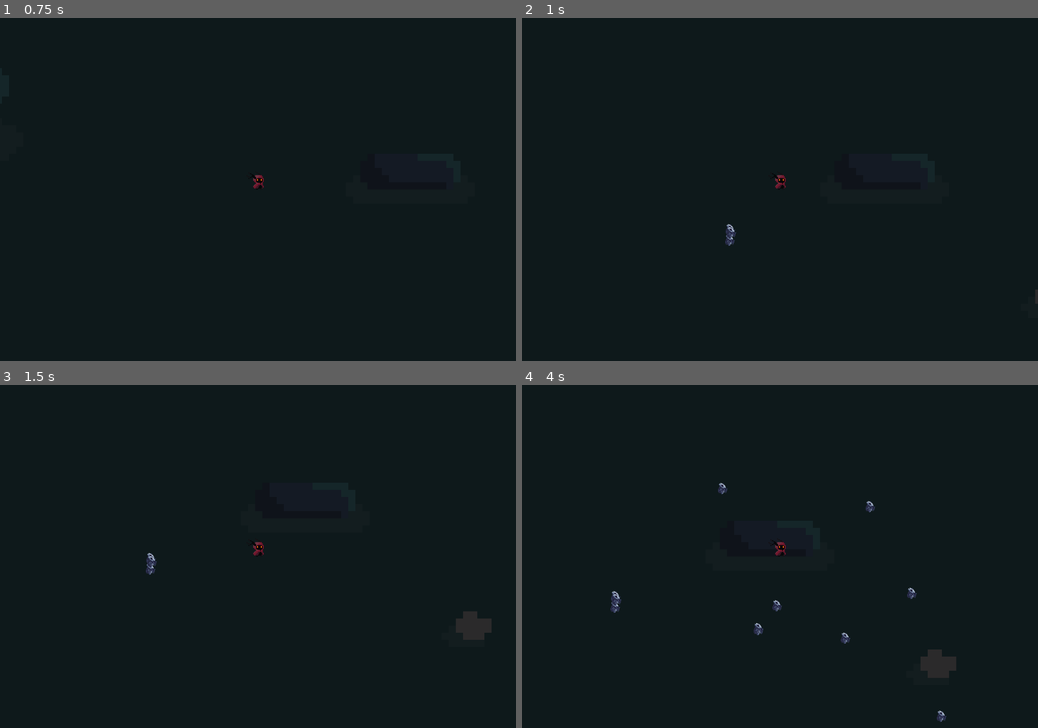
Above: before the commit, frames 1-4 (two rows, left to right).
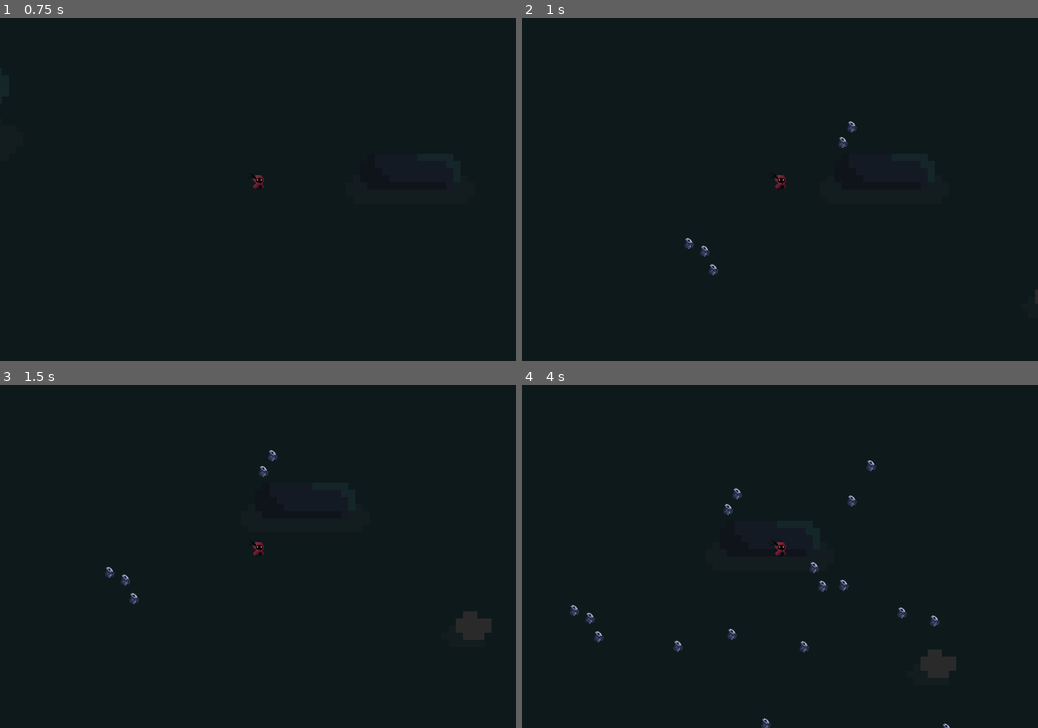
Above: after the commit, the same moments.

Repository: francogarcino/ipv-boss-2024-s2
Game: Godot game, scene res://src/Main.tscn
Two runs of this game, one before a commit and one after it. Both use one fixed random seed, a clock stepped at 60 frames per second and the inputs below.
Inputs:
- Up to frame 1 (0.75 s): tap Enter at 0.5 s; hold Right (move_right) from 0.53 s (still down)
- Up to frame 2 (1 s): keep holding Right (move_right)
- Up to frame 3 (1.5 s): release Right (move_right) at 1.28 s; hold Down (move_down) from 1.28 s (still down)
- Up to frame 4 (4 s): release Down (move_down) at 2.03 s; hold Right (move_right) 2.03-2.78 s; hold Up (move_up) 2.78-3.53 s; hold Left (move_left) from 3.53 s (still down)

Frame 1 is identical in both runs. In frame 2, 0.3% of the frame differs, in the area x 31-65%, y 30-76%; in frame 3, 0.3%; in frame 4, 1.0%, in the area x 9-83%, y 21-100%.

Commit message:
refactor

Diff:
--- a/src/Main.tscn
+++ b/src/Main.tscn
@@ -8,6 +8,7 @@
 [node name="Main" type="Node"]
 script = ExtResource("1_7xe25")
 enemy_scene = ExtResource("2_oe0xi")
+enemies_to_spawn = 5
 
 [node name="BackgroundContainer" type="Node" parent="."]
 
--- a/src/main.gd
+++ b/src/main.gd
@@ -3,20 +3,26 @@
 @export var enemy_scene: PackedScene
 @export var min_distance: float = 70.0
 @export var max_distance: float = 200.0
+@export var enemies_to_spawn: int = 3
+@onready var player_ref: Node2D = $Environment/Entities/Player
 
 func _ready():
 	pass
 
 func _on_enemy_timer_timeout() -> void:
-	var player = $Environment/Entities/Player
-	for i in range(0, 3):
+	_spawn_enemies(enemies_to_spawn)
+
+
+func _spawn_enemies(amount: int) -> void:
+	for i in range(0, amount):
 		var enemy = enemy_scene.instantiate()
 		var distance_to_player = Vector2(
 			randf_range(min_distance, max_distance),
 			randf_range(min_distance, max_distance)
 		)
-		enemy.position = player.position + (distance_to_player * _get_relative_direction())
+		enemy.position = player_ref.position + (distance_to_player * _get_relative_direction())
 		add_child(enemy)
+
 
 func _get_relative_direction() -> Vector2:
 	var relative_x
@@ -35,6 +41,7 @@
 
 
 func _on_debug_timer_timeout() -> void:
+	# delete the enemies to clear the map - ONLY DEBUG
 	var enemies = get_tree().get_nodes_in_group("demons")
 	for entity in enemies:
 		entity.queue_free()
